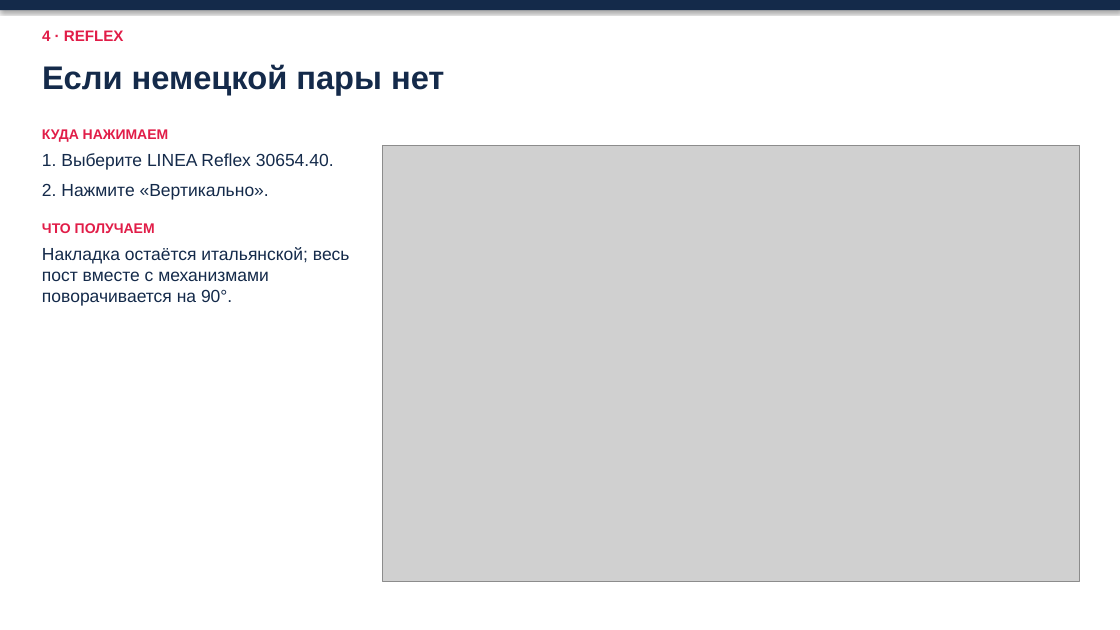
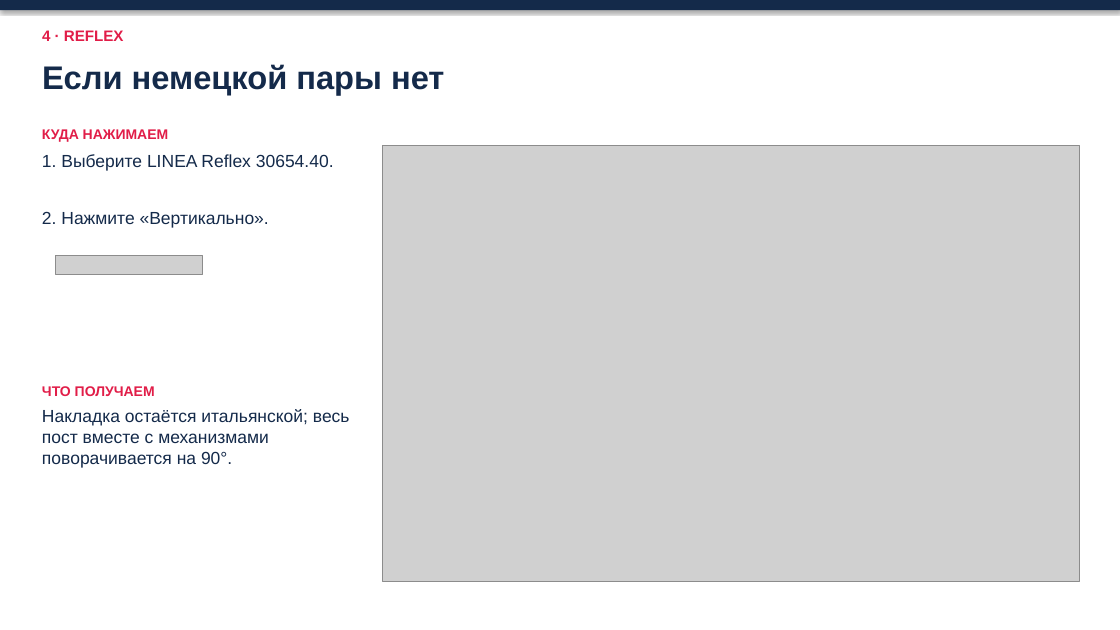
Before and after one commit to ZAVALEX174/electroPlan, a slide deck: slide 12 of docs/как-работать-в-новом-проекте-2026-11-14.pptx. Drawn at 1120x630 pixels with LibreOffice and Linux fonts; fonts in the diff are those of the drawing; grey boxes stand for pictures. Boxes give left, top, right and bottom in pixels: in the first picture for what was removed or moved away, otherwise in the second. Text is boxed around its words. In the diff, an @@ line names an element or a change of style, - is before the commit and + after.

```diff
--- a/docs/как-работать-в-новом-проекте-2026-11-14.pptx
+++ b/docs/как-работать-в-новом-проекте-2026-11-14.pptx
@@ text at <box>42,129,334,233</box>: paragraphs removed @@
-КУДА НАЖИМАЕМ
-1. Выберите LINEA Reflex 30654.40.
-2. Нажмите «Вертикально».
-ЧТО ПОЛУЧАЕМ
@@ text added at <box>42,211,269,228</box>, 15 pt, text #142A4A @@
+2. Нажмите «Вертикально».
@@ picture added at <box>55,255,202,274</box> @@
@@ text added at <box>42,386,155,396</box>, 12 pt, text #E11D48, bold @@
+ЧТО ПОЛУЧАЕМ
@@ text "Накладка остаётся итальянской; весь пост ...": place and size @@
-text "Накладка остаётся итальянской; весь пост ..." at <box>42,129,350,306</box>
+text "Накладка остаётся итальянской; весь пост ..." at <box>42,409,350,468</box>
```
Also in this commit, not shown: 16 other slides changed.
